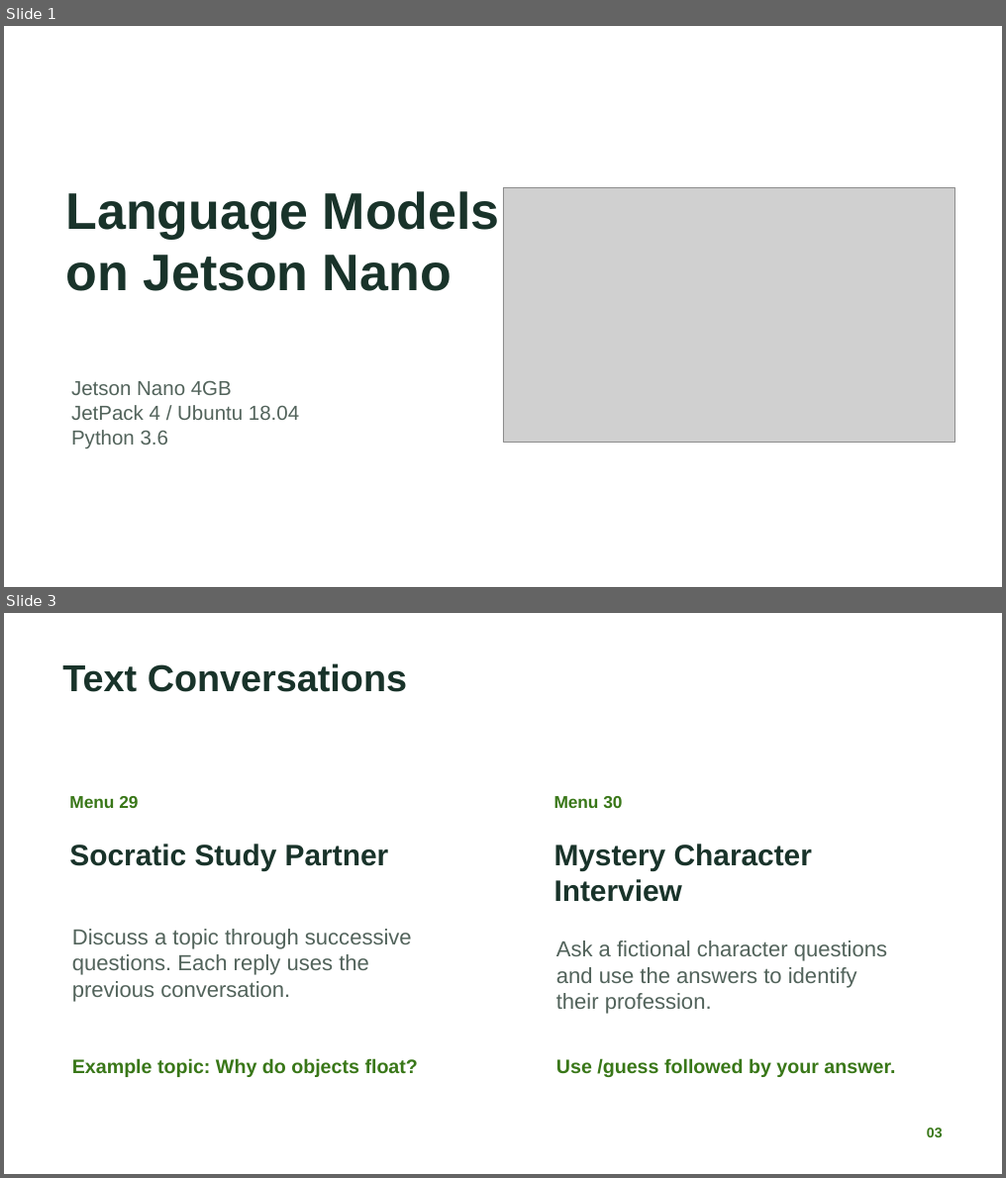
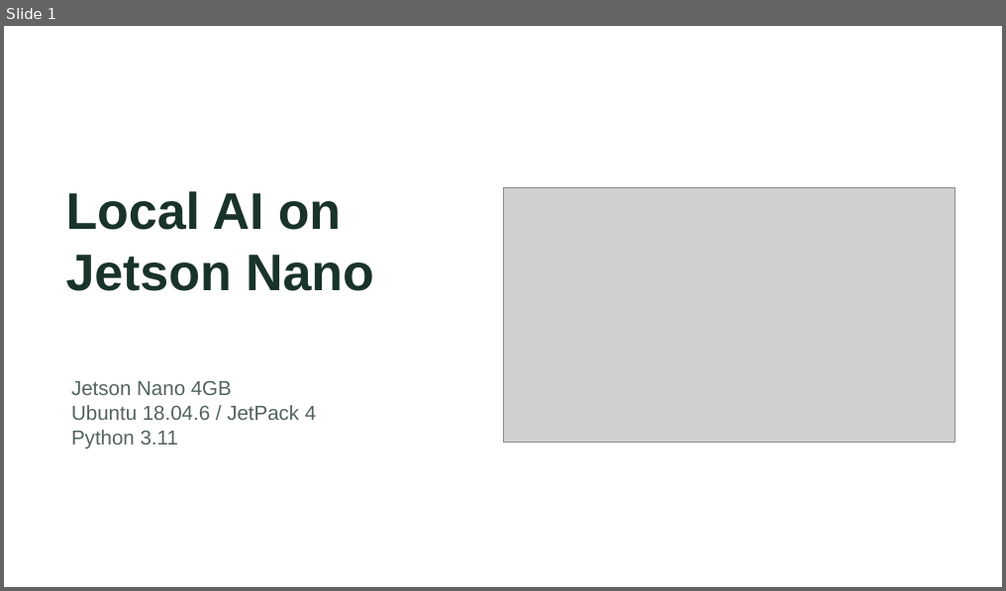
Before and after one commit to nileshsarkar-ai/JetsonNano-Demo, a slide deck: docs/Jetson_Nano_Local_AI_Experiments.pptx. Shown one above the other, each under a label of ours: slides 1 and 3 before the commit, slide 1 after it; the slides between them are not shown. The pictures are 1006x1178 and 1006x591 pixels, drawn with LibreOffice and Linux fonts; fonts in the diff are those of the drawing; grey boxes stand for pictures. Boxes give left, top, right and bottom in pixels: in the first picture for what was removed or moved away, otherwise in the second. Text is boxed around its words. In the diff, an @@ line names an element or a change of style, - is before the commit and + after.

```diff
--- a/docs/Jetson_Nano_Local_AI_Experiments.pptx
+++ b/docs/Jetson_Nano_Local_AI_Experiments.pptx
@@ slide 3 removed at (4,613,1002,1174), background #FFFFFF @@
@@ text removed at (62,663,407,692) @@
-Text Conversations
@@ text removed at (69,796,138,808) @@
-Menu 29
@@ text removed at (554,796,622,808) @@
-Menu 30
@@ text removed at (69,844,389,871) @@
-Socratic Study Partner
@@ text removed at (554,844,812,902) @@
-Mystery Character
-Interview
@@ text removed at (72,929,412,1002) @@
-Discuss a topic through successive
-questions. Each reply uses the
-previous conversation.
@@ text removed at (556,941,887,1014) @@
-Ask a fictional character questions
-and use the answers to identify
-their profession.
@@ text removed at (72,1059,418,1077) @@
-Example topic: Why do objects float?
@@ text removed at (556,1059,895,1077) @@
-Use /guess followed by your answer.
@@ text removed at (927,1128,943,1138) @@
-03
@@ slide 1 changed as well @@
@@ text at (66,191,374,291): text changed @@
-Language Models
-on Jetson Nano
+Local AI on
+Jetson Nano
@@ text at (71,405,316,449): text changed @@
-JetPack 4 / Ubuntu 18.04
-Python 3.6
+Ubuntu 18.04.6 / JetPack 4
+Python 3.11
```
Also in this commit, not shown: 1 other slide changed, 5 slides added, 7 other slides removed, 7 other files.
